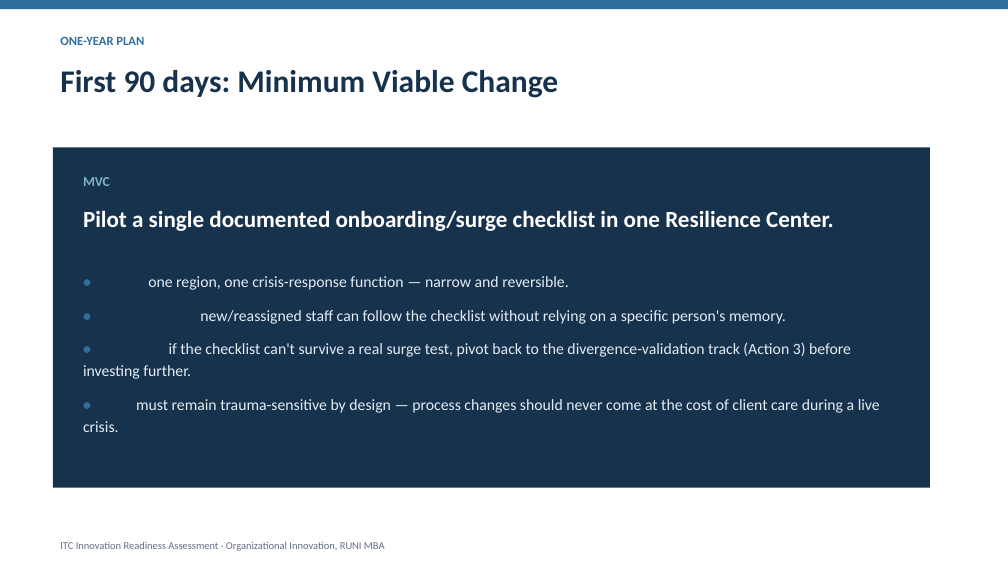
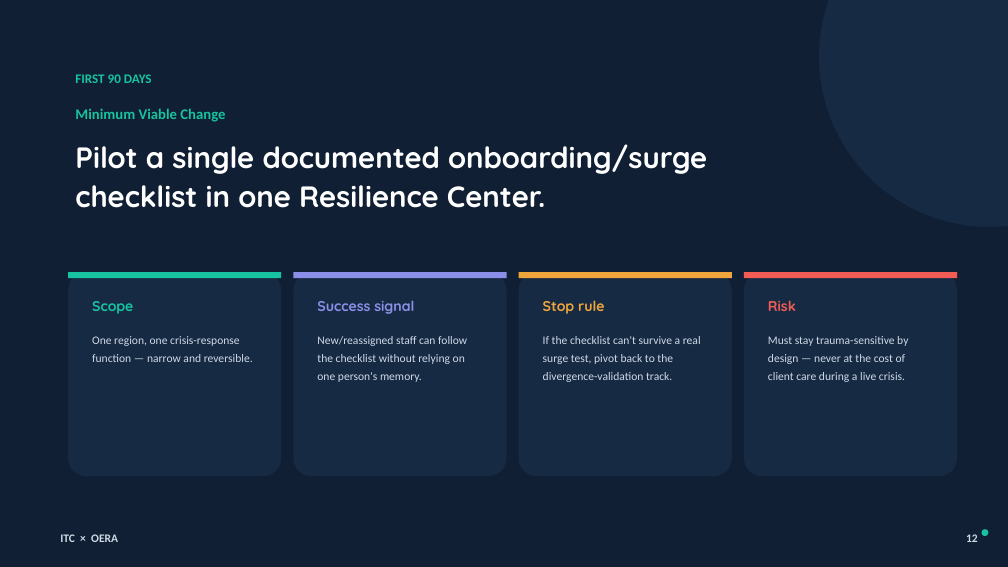
Before and after one commit to stglustein-maker/itc-innovation-assessment, a slide deck: slide 16 of ITC_Innovation_Readiness_Assessment.pptx (slide 13 before the commit). Drawn at 1008x567 pixels with LibreOffice and Linux fonts; fonts in the diff are those of the drawing. Boxes give left, top, right and bottom in pixels: in the first picture for what was removed or moved away, otherwise in the second. Text is boxed around its words. In the diff, an @@ line names an element or a change of style, - is before the commit and + after.

```diff
--- a/ITC_Innovation_Readiness_Assessment.pptx
+++ b/ITC_Innovation_Readiness_Assessment.pptx
@@ background #FFFFFF to #101F33 @@
@@ rectangle removed at (0,0,1008,9) @@
@@ ellipse added at (819,0,1008,227), fill #172A44 @@
@@ text removed at (60,36,144,45) @@
-ONE-YEAR PLAN
@@ text added at (75,74,152,83), 12.5 pt, text #17C3A0, bold @@
+FIRST 90 DAYS
@@ text at (75,108,225,122): text changed; size 30 to 14 pt; text colour #17324D to #17C3A0 @@
-First 90 days: Minimum Viable Change
+Minimum Viable Change
@@ rectangle removed at (53,147,930,488) @@
@@ text at (75,144,707,208): text changed; size 22 to 28 pt; font Calibri to Quicksand @@
-Pilot a single documented onboarding/surge checklist in one Resilience Center.
+Pilot a single documented onboarding/surge
+checklist in one Resilience Center.
@@ text removed at (83,177,110,186) @@
-MVC
@@ rounded rectangle added at (68,272,281,476), fill #172A44 @@
@@ rectangle added at (68,272,281,278), fill #17C3A0 @@
@@ text removed at (83,276,880,432) @@
-• Scope: one region, one crisis-response function — narrow and reversible.
-• Success signal: new/reassigned staff can follow the checklist without relying on a specific person's memory.
-• Stop rule: if the checklist can't survive a real surge test, pivot back to the divergence-validation track (Action 3) before investing further.
-• Risk: must remain trauma-sensitive by design — process changes should never come at the cost of client care during a live crisis.
@@ rounded rectangle added at (293,272,507,476), fill #172A44 @@
@@ rectangle added at (293,272,507,278), fill #8B8FE8 @@
@@ rounded rectangle added at (519,272,732,476), fill #172A44 @@
@@ rectangle added at (519,272,732,278), fill #F0A53C @@
@@ rounded rectangle added at (744,272,957,476), fill #172A44 @@
@@ rectangle added at (744,272,957,278), fill #F25C54 @@
@@ text added at (92,301,133,314), 13.5 pt, text #17C3A0, bold @@
+Scope
@@ text added at (317,300,414,314), 13.5 pt, text #8B8FE8, bold @@
+Success signal
@@ text added at (543,300,604,314), 13.5 pt, text #F0A53C, bold @@
+Stop rule
@@ text added at (768,300,796,311), 13.5 pt, text #F25C54, bold @@
+Risk
@@ text added at (92,336,253,362), 11 pt, text #CED9E6 @@
+One region, one crisis-response function — narrow and reversible.
@@ text added at (317,336,467,382), 11 pt, text #CED9E6 @@
+New/reassigned staff can follow the checklist without relying on one person's memory.
@@ text added at (543,336,701,382), 11 pt, text #CED9E6 @@
+If the checklist can't survive a real surge test, pivot back to the divergence-validation track.
@@ text added at (768,336,908,382), 11 pt, text #CED9E6 @@
+Must stay trauma-sensitive by design — never at the cost of client care during a live crisis.
@@ text added at (60,534,118,542), 11 pt, text #CED9E6, bold @@
+ITC × OERA
@@ text added at (966,534,978,542), 11 pt, text #CED9E6, bold @@
+12
@@ ellipse added at (982,529,988,536), fill #17C3A0 @@
@@ text removed at (60,542,385,551) @@
-ITC Innovation Readiness Assessment · Organizational Innovation, RUNI MBA
```
Also in this commit, not shown: 12 other slides changed, 5 slides added, 2 slides removed.
